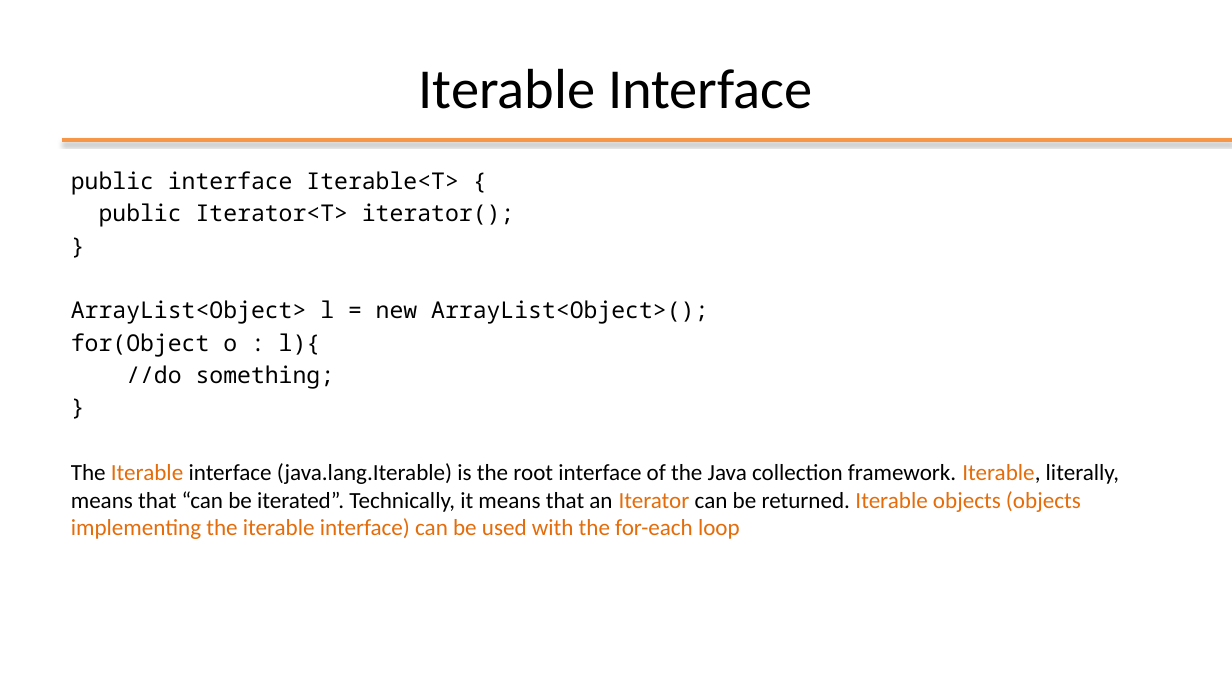
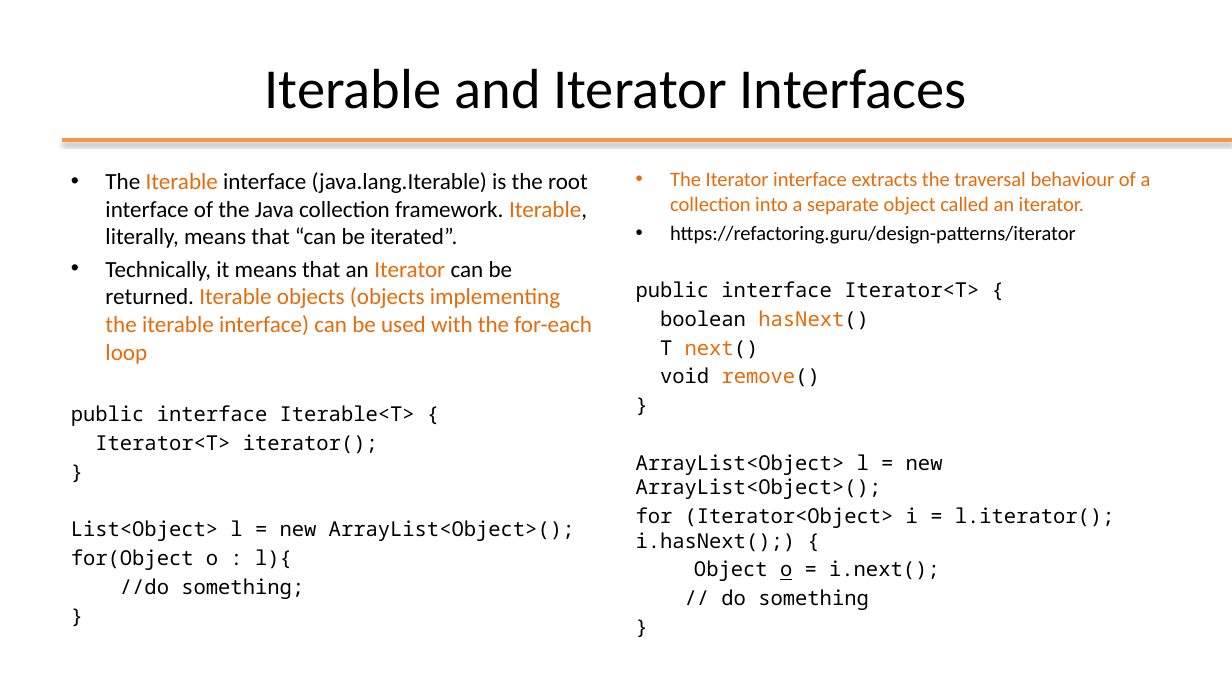
Before and after one commit to plctechnician/ooprogramming, a slide deck: slide 11 of java/slides/ppt/04 - Java Data Structures.pptx. Drawn at 1232x693 pixels with LibreOffice and Linux fonts; fonts in the diff are those of the drawing; background and template pictures are left out. Boxes give left, top, right and bottom in pixels: in the first picture for what was removed or moved away, otherwise in the second. Text is boxed around its words. In the diff, an @@ line names an element or a change of style, - is before the commit and + after.

```diff
--- a/java/slides/ppt/04 - Java Data Structures.pptx
+++ b/java/slides/ppt/04 - Java Data Structures.pptx
@@ title at (x1=265, y1=68, x2=967, y2=109): text changed @@
-Iterable Interface
+Iterable and Iterator Interfaces
@@ text at (x1=105, y1=172, x2=592, y2=364): paragraphs added @@
+• The Iterable interface (java.lang.Iterable) is the root interface of the Java collection framework. Iterable, literally, means that “can be iterated”.
+• Technically, it means that an Iterator can be returned. Iterable objects (objects implementing the iterable interface) can be used with the for-each loop
@@ text added at (x1=636, y1=171, x2=1151, y2=610), 16 pt, text #000000 @@
+• The Iterator interface extracts the traversal behaviour of a collection into a separate object called an iterator.
+• https://refactoring.guru/design-patterns/iterator
+public interface Iterator<T> {
+boolean hasNext()
+T next()
+void remove()
+}
+ArrayList<Object> l = new ArrayList<Object>();
+for (Iterator<Object> i = l.iterator(); i.hasNext();) {
+Object o = i.next();
+// do something
+}
@@ text at (x1=71, y1=405, x2=415, y2=599): size 18 to 16 pt in "public interface Iterable<T> {", "}", "for(Object o : l){", "//do something;" and 1 more places @@
@@ text at (x1=95, y1=434, x2=378, y2=454): text changed; size 18 to 16 pt @@
-public Iterator<T> iterator();
+Iterator<T> iterator();
@@ text at (x1=71, y1=463, x2=1119, y2=539): paragraph removed @@
-The Iterable interface (java.lang.Iterable) is the root interface of the Java collection framework. Iterable, literally, means that “can be iterated”. Technically, it means that an Iterator can be returned. Iterable objects (objects implementing the iterable interface) can be used with the for-each loop
@@ text at (x1=71, y1=520, x2=575, y2=541): text changed; size 18 to 16 pt @@
-ArrayList<Object> l = new ArrayList<Object>();
+List<Object> l = new ArrayList<Object>();
```
Also in this commit, not shown: 14 other slides changed, 6 slides removed, 1 other file.
